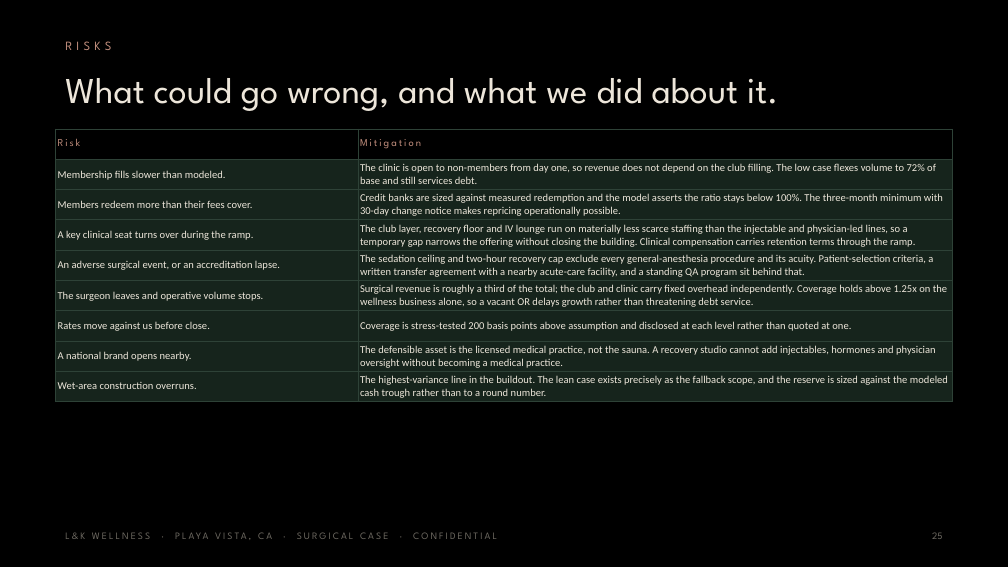
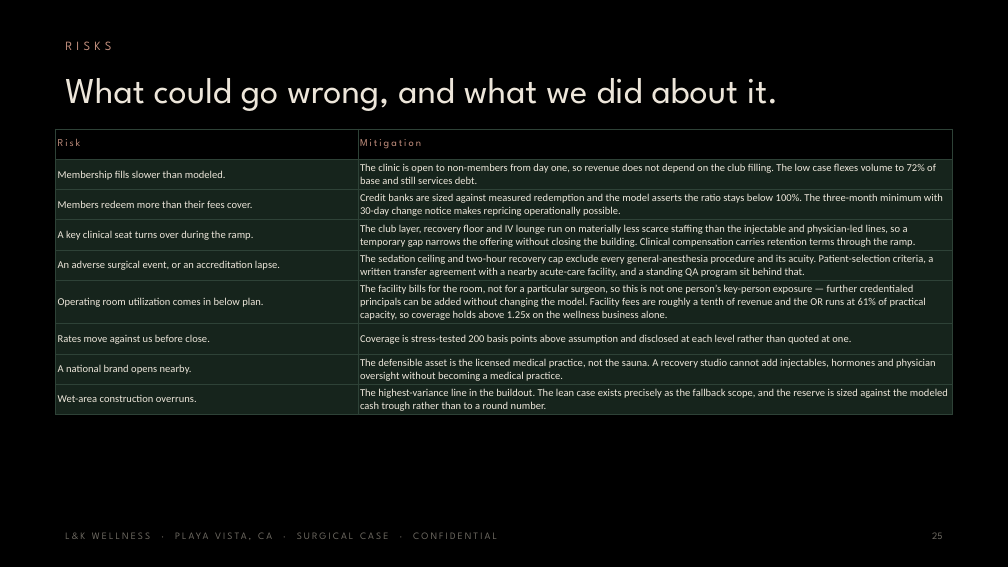
Before and after one commit to apexalpha811/lkwellness_OR, a slide deck: slide 25 of L-K-Wellness-Surgical-5.55M.pptx. Drawn at 1008x567 pixels with LibreOffice and Linux fonts; fonts in the diff are those of the drawing. Boxes give left, top, right and bottom in pixels: in the first picture for what was removed or moved away, otherwise in the second. Text is boxed around its words. In the diff, an @@ line names an element or a change of style, - is before the commit and + after.

```diff
--- a/L-K-Wellness-Surgical-5.55M.pptx
+++ b/L-K-Wellness-Surgical-5.55M.pptx
@@ table at box(55, 129, 953, 415) @@
-row 6, column 1: The surgeon leaves and operative volume stops.
+row 6, column 1: Operating room utilization comes in below plan.
-row 6, column 2: Surgical revenue is roughly a third of the total; the club and clinic carry fixed overhead independently. Coverage holds above 1.25x on the wellness business alone, so a vacant OR delays growth rather than threatening debt service.
+row 6, column 2: The facility bills for the room, not for a particular surgeon, so this is not one person’s key-person exposure — further credentialed principals can be added without changing the model. Facility fees are roughly a tenth of revenue and the OR runs at 61% of practical capacity, so coverage holds above 1.25x on the wellness business alone.
```
Also in this commit, not shown: 14 other slides changed, 4 other files.
